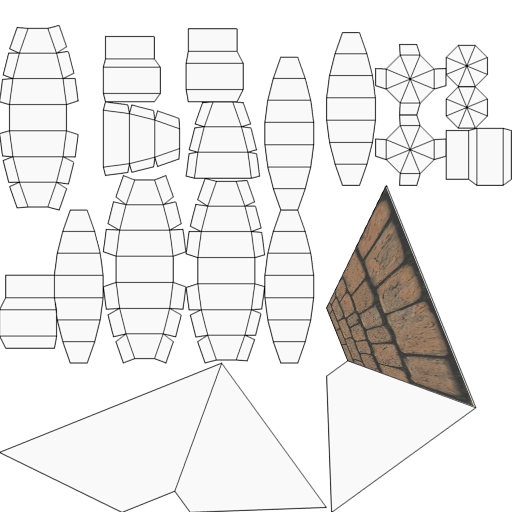
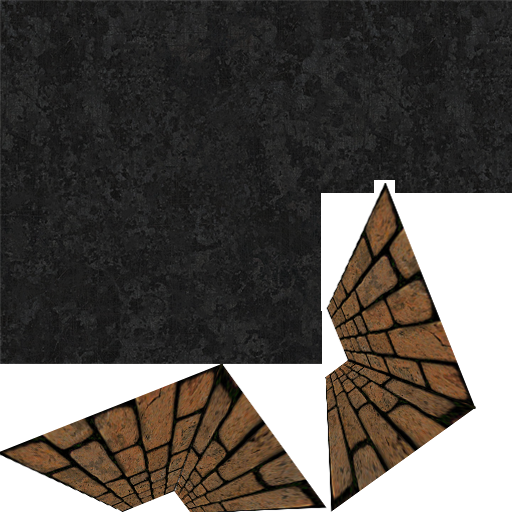
Comparing the layer stacks of the two 512 × 512 images. Changes:
hid "Layer 0" over box(0, 24, 512, 512)
removed layer "Layer 5" over box(326, 186, 474, 406)
added layer "Layer 7" above "Layer 4 copy" over box(0, 0, 512, 364)
added layer "Layer 4 copy" above "Layer 4" over box(173, 363, 327, 512)
showed "Layer 4", painted on it over box(124, 164, 476, 512)
added layer "Layer 2 copy" above "Layer 2" over box(326, 183, 476, 409)
showed "Layer 2", painted on it over box(0, 113, 445, 512)
